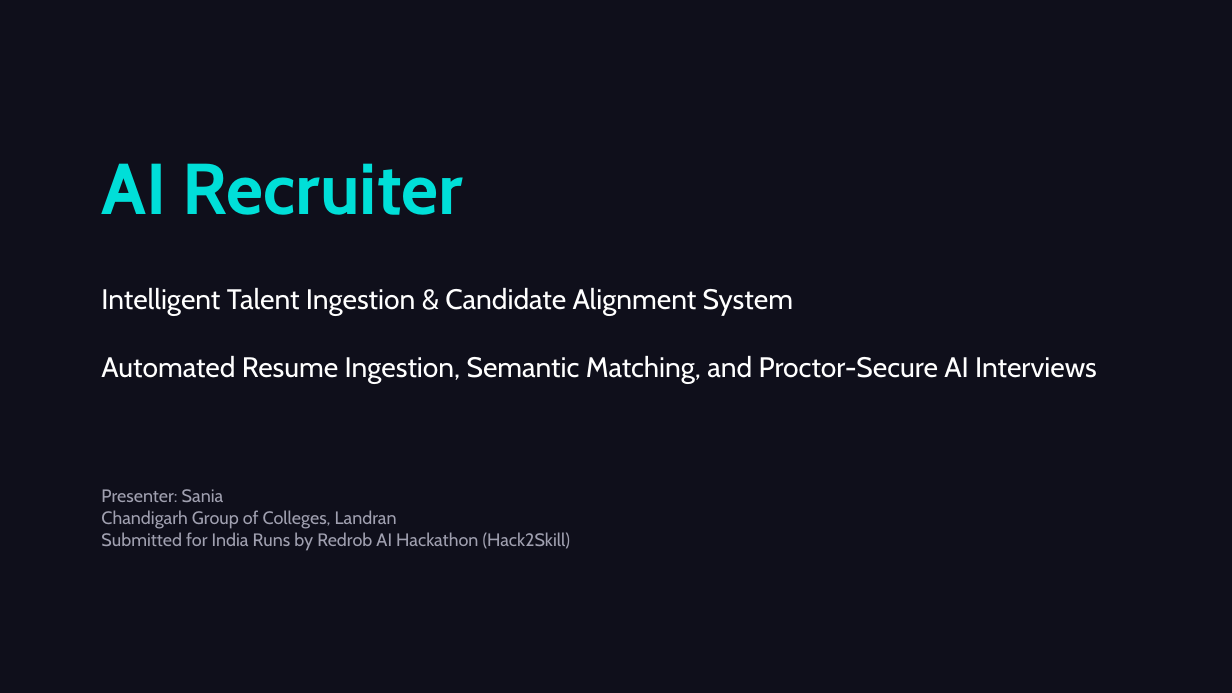
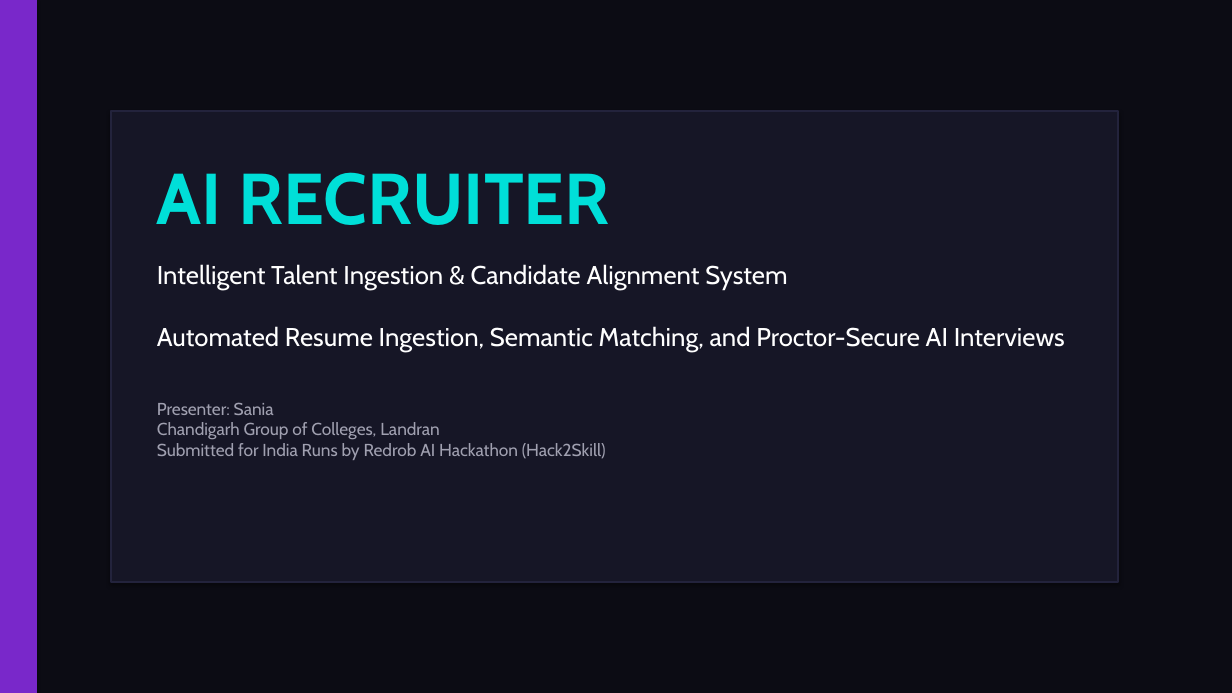
Before and after one commit to saniapaul441-hub/AI-recruiter, a slide deck: slide 1 of AI_Recruiter_Presentation.pptx. Drawn at 1232x693 pixels with LibreOffice and Linux fonts; fonts in the diff are those of the drawing. Boxes give left, top, right and bottom in pixels: in the first picture for what was removed or moved away, otherwise in the second. Text is boxed around its words. In the diff, an @@ line names an element or a change of style, - is before the commit and + after.

Commit message:
Optimize PPTX structure with premium card layouts, columns, and grid styling

```diff
--- a/AI_Recruiter_Presentation.pptx
+++ b/AI_Recruiter_Presentation.pptx
@@ background #0F0F1B to #0C0C14 @@
@@ rectangle added at (0, 0, 37, 693), fill #7928CA @@
@@ rectangle added at (111, 111, 1118, 582), fill #161626, outline #23233C 1.5 pt @@
@@ text "AI RECRUITER": place and size @@
-text "AI RECRUITER" at (101, 489, 570, 551)
+text "AI RECRUITER" at (157, 172, 1065, 460)
@@ text removed at (101, 163, 464, 215) @@
-AI Recruiter
@@ text at (157, 172, 1065, 352): paragraphs added @@
+AI RECRUITER
+Intelligent Talent Ingestion & Candidate Alignment System
+Automated Resume Ingestion, Semantic Matching, and Proctor-Secure AI Interviews
@@ text removed at (101, 288, 1097, 383) @@
-Intelligent Talent Ingestion & Candidate Alignment System
-Automated Resume Ingestion, Semantic Matching, and Proctor-Secure AI Interviews
@@ text at (157, 402, 606, 460): size 14 to 13.5 pt in "Presenter: Sania Chandigarh Group of Colleges, Landran ..."; more space between paragraphs @@
```
Also in this commit, not shown: 9 other slides changed, 1 other file.
